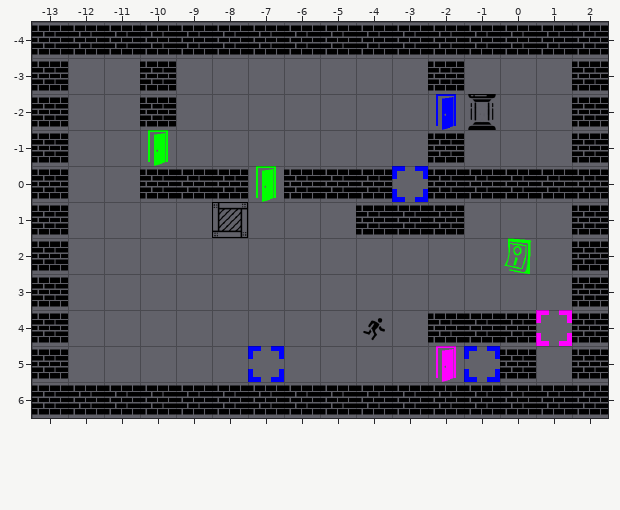
Two states of a Tiled map, LevelDesign/level7.tmx. The picture above was drawn from the file before the commit.
Cells are 64x64 px. Shown: x -13..2, y -4..6.
Now the later version:
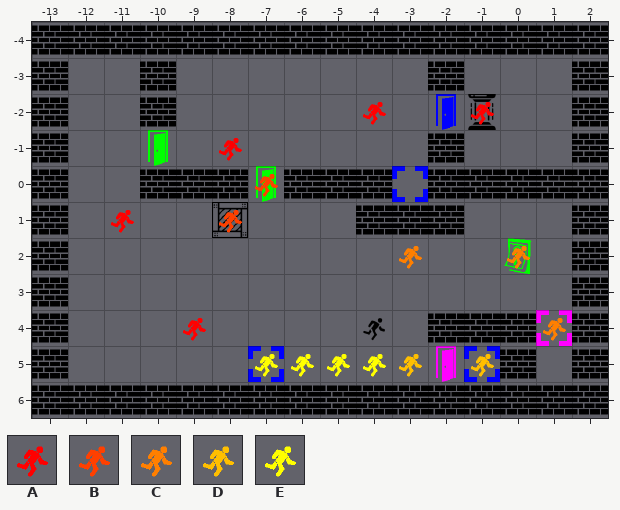
Key: from "sprites": A 34 "player1", B 35 "player2", C 36 "player3", D 37 "player4", E 38 "player5".
_ is an empty cell.
Tiles of an added or newly shown layer are drawn over the layers below it.
From old to new:
Layer "Tile Layer 2" (now shown):
The edit adds tile A in row -2 at x -4 and -1; in row -1 at x -8; in row 1 at x -11; in row 4 at x -9.
The edit adds tile B in row 0 at x -7; in row 1 at x -8.
The edit adds tile C in row 2 at x -3 and 0; in row 4 at x 1.
The edit adds tile D in row 5 at x -3 and -1.
The edit adds tile E in row 5 at x -7 to -4.
